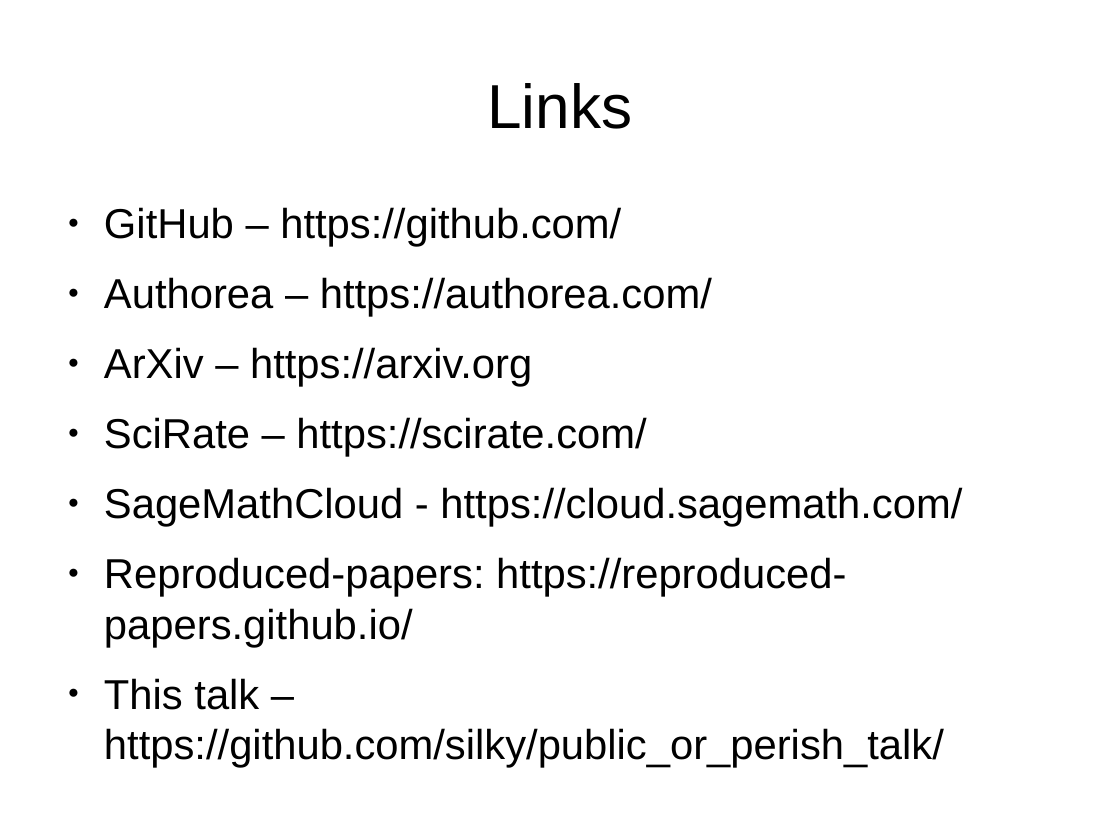
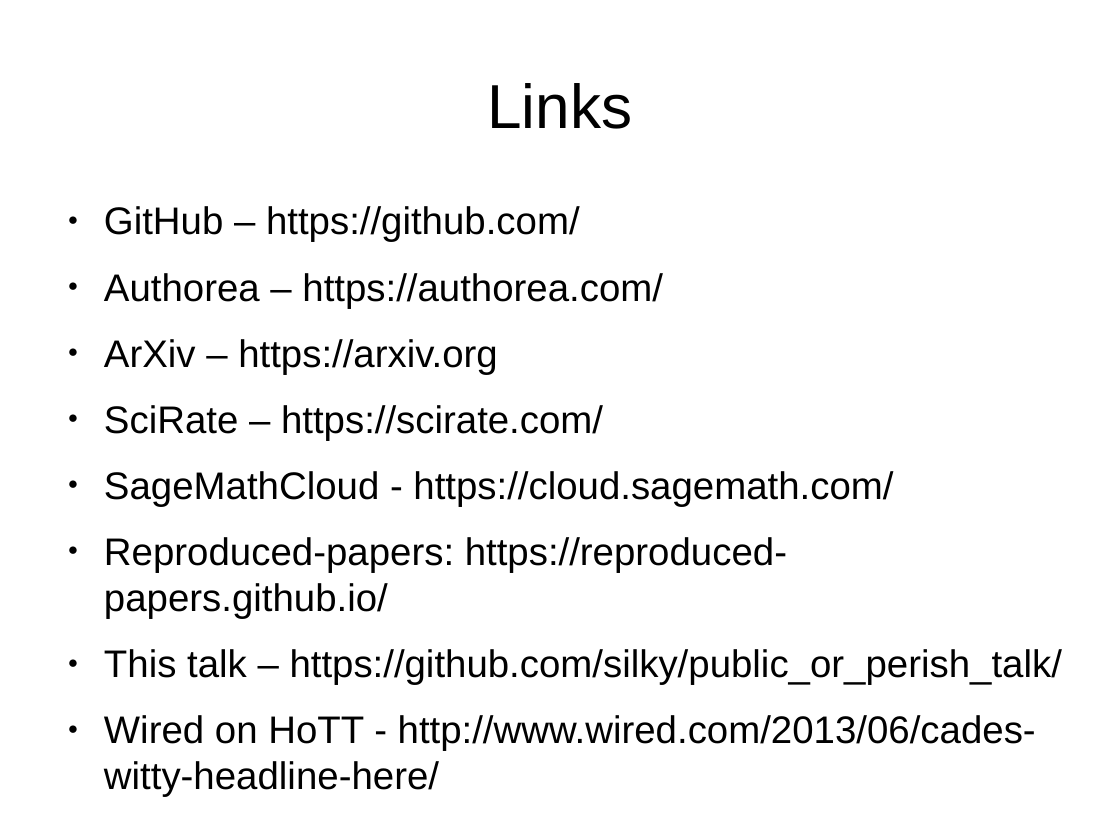
Before and after one commit to silky/public_or_perish_talk, a slide deck: slide 10 of talk.odp. Drawn at 1120x840 pixels with LibreOffice and Linux fonts; fonts in the diff are those of the drawing. Boxes give left, top, right and bottom in pixels: in the first picture for what was removed or moved away, otherwise in the second. Text is boxed around its words. In the diff, an @@ line names an element or a change of style, - is before the commit and + after.

```diff
--- a/talk.odp
+++ b/talk.odp
@@ text at [104, 206, 1062, 685]: size 29.6 to 27.2 pt in "GitHub – https://github.com/", "Authorea – https://authorea.com/", "ArXiv – https://arxiv.org", "SciRate – https://scirate.com/" and 3 more places @@
@@ text at [104, 715, 1036, 797]: paragraph added @@
+● Wired on HoTT - http://www.wired.com/2013/06/cades-witty-headline-here/
```
Also in this commit, not shown: 2 other slides changed, 2 slides added, 1 slide removed, 1 other file.
